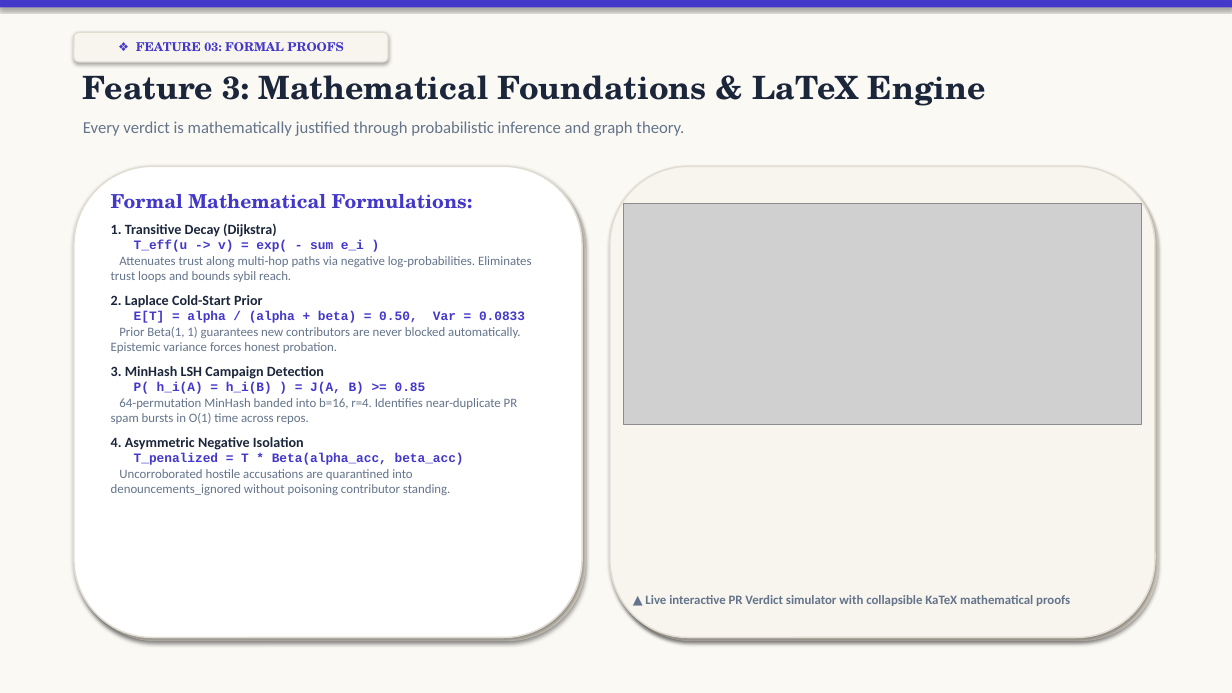
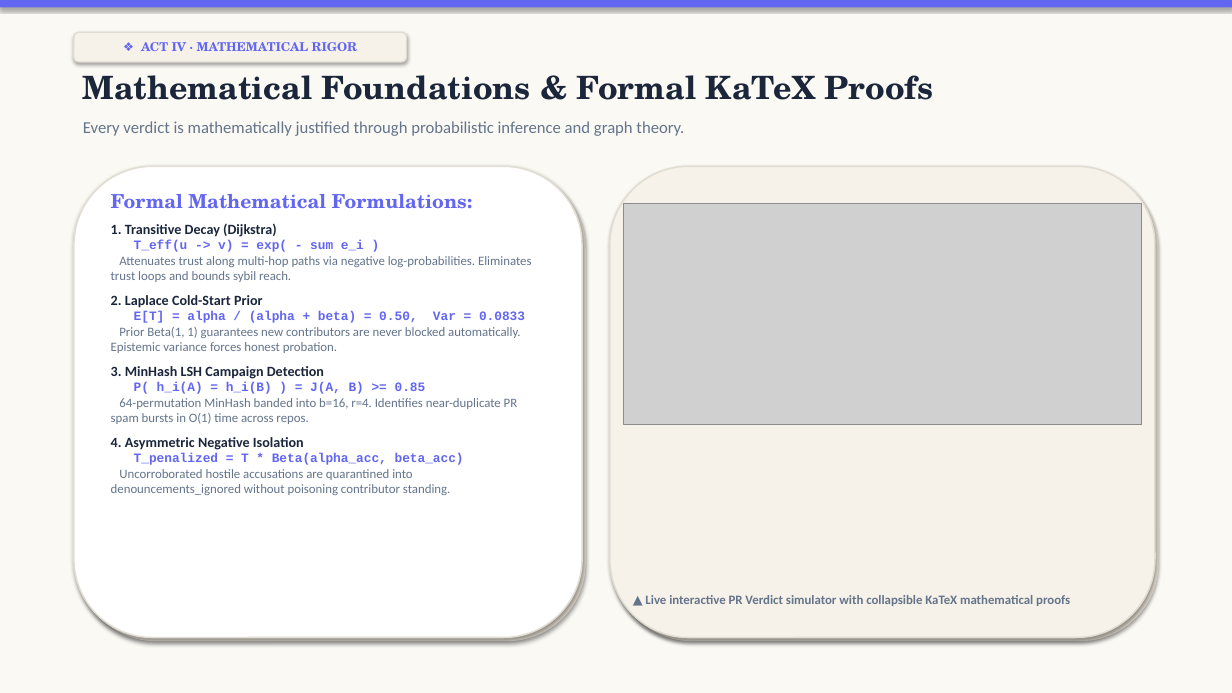
Before and after one commit to dhruvv26420-jpg/Check_All_In, a slide deck: slide 7 of Check_All_In.pptx (slide 6 before the commit). Drawn at 1232x693 pixels with LibreOffice and Linux fonts; fonts in the diff are those of the drawing; grey boxes stand for pictures. Boxes give left, top, right and bottom in pixels: in the first picture for what was removed or moved away, otherwise in the second. Text is boxed around its words. In the diff, an @@ line names an element or a change of style, - is before the commit and + after.

Commit message:
feat: complete ultimate presentation with cinematic front page, roadmap index, and full character styling

```diff
--- a/Check_All_In.pptx
+++ b/Check_All_In.pptx
@@ rectangle at <box>0,0,1232,7</box>: fill #4338CA to #6366F1 @@
@@ rounded rectangle "❖ ACT IV · MATHEMATICAL ...": place and size @@
-rounded rectangle "❖ ACT IV · MATHEMATICAL ..." at <box>74,32,388,62</box>
+rounded rectangle "❖ ACT IV · MATHEMATICAL ..." at <box>74,32,407,62</box>
@@ rounded rectangle "❖ ACT IV · MATHEMATICAL ..." at <box>74,32,407,62</box>: fill #F8F5EE to #F6F2E9 @@
@@ text in rounded rectangle at <box>141,42,358,51</box>: text changed; text colour #4338CA to #6366F1 @@
-❖ FEATURE 03: FORMAL PROOFS
+❖ ACT IV · MATHEMATICAL RIGOR
@@ text at <box>83,75,934,100</box>: text changed @@
-Feature 3: Mathematical Foundations & LaTeX Engine
+Mathematical Foundations & Formal KaTeX Proofs
@@ rounded rectangle at <box>78,170,586,641</box>: fill #DCD5C9 to #DFD8CC @@
@@ text at <box>111,194,525,465</box>: text colour #4338CA to #6366F1 in "Formal Mathematical Formulations:", "T_eff(u -> v) = exp( - sum ...", "E[T] = alpha / (alpha + beta) ...", "P( h_i(A) = h_i(B) ) = J(A, ..." and 1 more places @@
```
Also in this commit, not shown: 7 other slides changed, 2 slides added, 2 slides removed, 1 other file.
